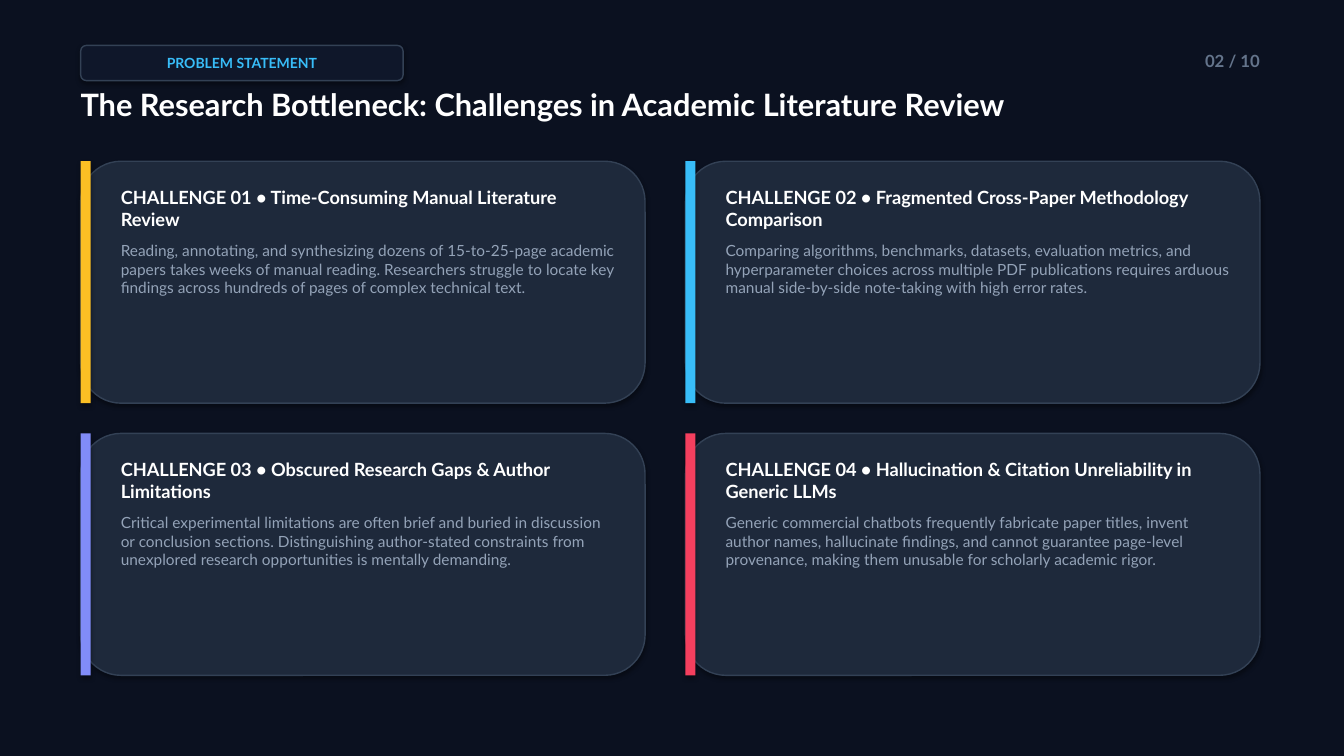
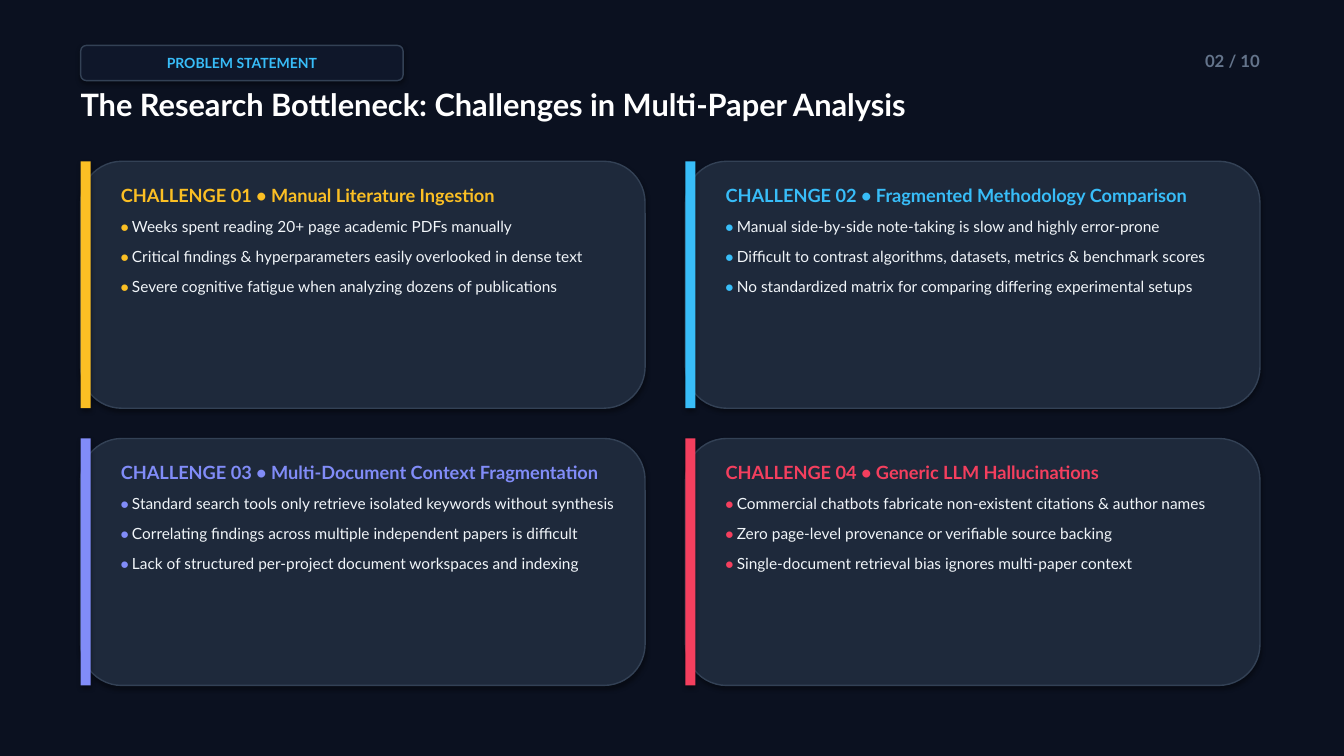
Before and after one commit to adithhn12/ResearchMate-AI, a slide deck: slide 2 of ResearchMate_AI_Presentation.pptx. Drawn at 1344x756 pixels with LibreOffice and Linux fonts; fonts in the diff are those of the drawing. Boxes give left, top, right and bottom in pixels: in the first picture for what was removed or moved away, otherwise in the second. Text is boxed around its words. In the diff, an @@ line names an element or a change of style, - is before the commit and + after.

Commit message:
Refactor presentation and UI to focus on core RAG and comparative analysis modules

```diff
--- a/ResearchMate_AI_Presentation.pptx
+++ b/ResearchMate_AI_Presentation.pptx
@@ text at (81,93,906,122): text changed @@
-The Research Bottleneck: Challenges in Academic Literature Review
+The Research Bottleneck: Challenges in Multi-Paper Analysis
@@ rounded rectangle: place and size @@
-rounded rectangle at (81,161,645,403)
+rounded rectangle at (81,161,645,408)
@@ rectangle: place and size @@
-rectangle at (81,161,91,403)
+rectangle at (81,161,91,408)
@@ rounded rectangle: place and size @@
-rounded rectangle at (686,161,1260,403)
+rounded rectangle at (686,161,1260,408)
@@ rectangle: place and size @@
-rectangle at (686,161,696,403)
+rectangle at (686,161,696,408)
@@ text at (121,188,583,295): text changed; text colour #94A3B8 to #F1F5F9 @@
-CHALLENGE 01 • Time-Consuming Manual Literature Review
-Reading, annotating, and synthesizing dozens of 15-to-25-page academic papers takes weeks of manual reading. Researchers struggle to locate key findings across hundreds of pages of complex technical text.
+CHALLENGE 01 • Manual Literature Ingestion
+• Weeks spent reading 20+ page academic PDFs manually
+• Critical findings & hyperparameters easily overlooked in dense text
+• Severe cognitive fatigue when analyzing dozens of publications
@@ text at (726,188,1205,295): text changed; text colour #94A3B8 to #F1F5F9 @@
-CHALLENGE 02 • Fragmented Cross-Paper Methodology Comparison
-Comparing algorithms, benchmarks, datasets, evaluation metrics, and hyperparameter choices across multiple PDF publications requires arduous manual side-by-side note-taking with high error rates.
+CHALLENGE 02 • Fragmented Methodology Comparison
+• Manual side-by-side note-taking is slow and highly error-prone
+• Difficult to contrast algorithms, datasets, metrics & benchmark scores
+• No standardized matrix for comparing differing experimental setups
@@ rounded rectangle: place and size @@
-rounded rectangle at (81,434,645,676)
+rounded rectangle at (81,439,645,686)
@@ rectangle: place and size @@
-rectangle at (81,434,91,676)
+rectangle at (81,439,91,686)
@@ rounded rectangle: place and size @@
-rounded rectangle at (686,434,1260,676)
+rounded rectangle at (686,439,1260,686)
@@ rectangle: place and size @@
-rectangle at (686,434,696,676)
+rectangle at (686,439,696,686)
@@ text at (121,465,614,572): text changed; text colour #94A3B8 to #F1F5F9 @@
-CHALLENGE 03 • Obscured Research Gaps & Author Limitations
-Critical experimental limitations are often brief and buried in discussion or conclusion sections. Distinguishing author-stated constraints from unexplored research opportunities is mentally demanding.
+CHALLENGE 03 • Multi-Document Context Fragmentation
+• Standard search tools only retrieve isolated keywords without synthesis
+• Correlating findings across multiple independent papers is difficult
+• Lack of structured per-project document workspaces and indexing
@@ text at (726,465,1205,572): text changed; text colour #94A3B8 to #F1F5F9 @@
-CHALLENGE 04 • Hallucination & Citation Unreliability in Generic LLMs
-Generic commercial chatbots frequently fabricate paper titles, invent author names, hallucinate findings, and cannot guarantee page-level provenance, making them unusable for scholarly academic rigor.
+CHALLENGE 04 • Generic LLM Hallucinations
+• Commercial chatbots fabricate non-existent citations & author names
+• Zero page-level provenance or verifiable source backing
+• Single-document retrieval bias ignores multi-paper context
```
Also in this commit, not shown: 9 other slides changed, 5 other files.
